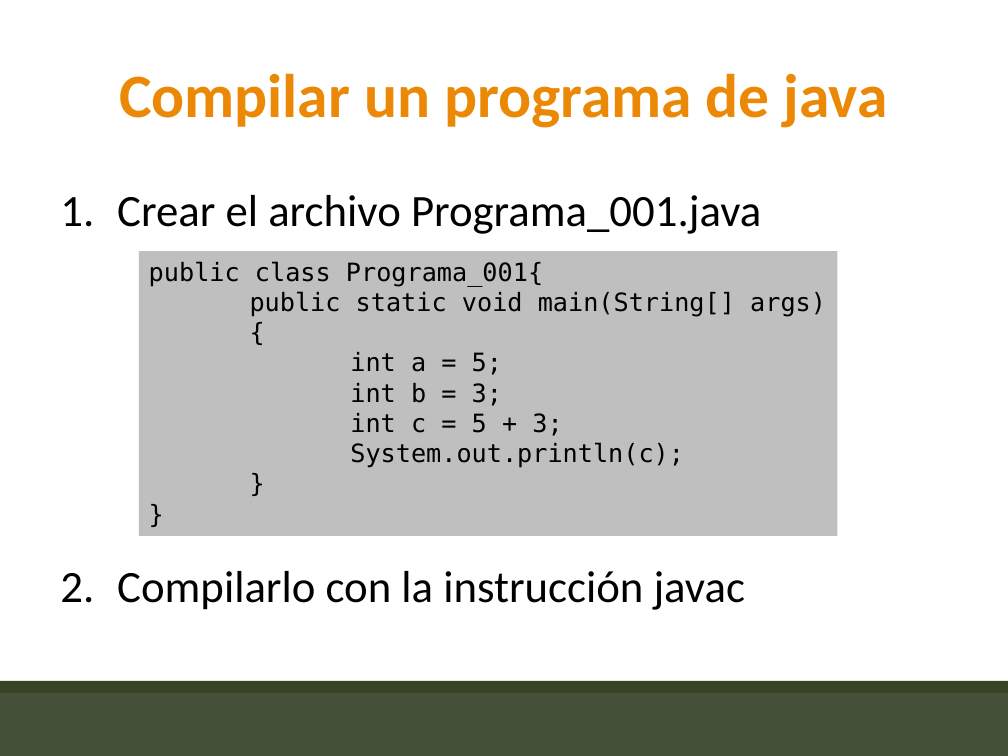
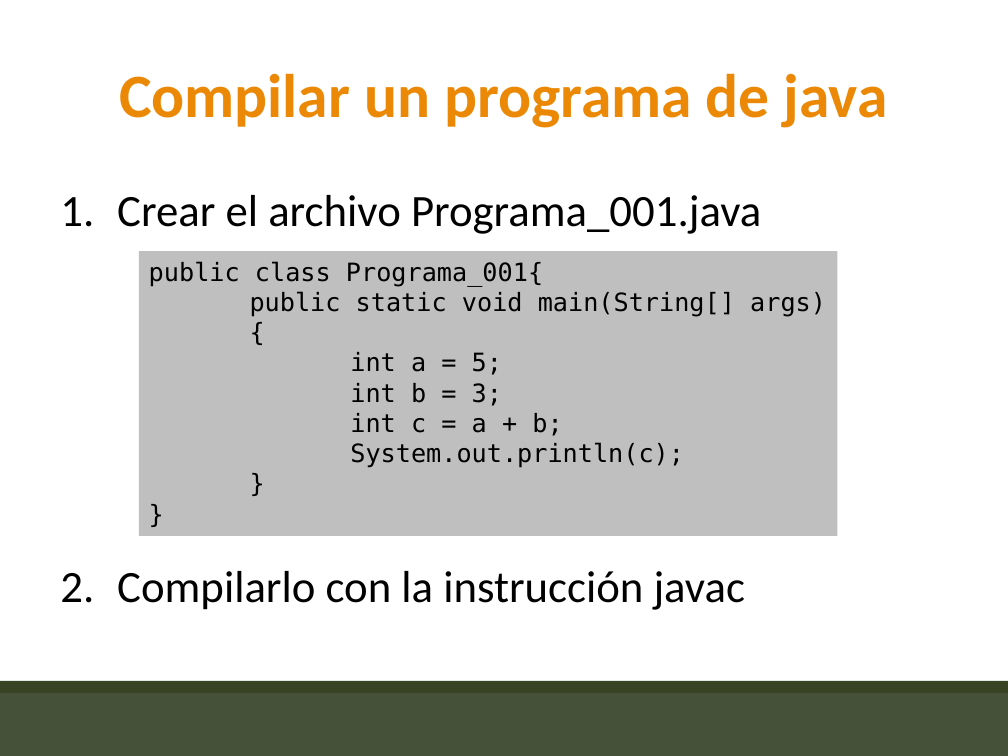
Before and after one commit to juanibarral/unbosque_fund_N, a slide deck: slide 17 of Presentaciones/Presentacion_Fundamentos_2016_001_N.pptx. Drawn at 1008x756 pixels with LibreOffice and Linux fonts; fonts in the diff are those of the drawing; background and template pictures are left out. Boxes give left, top, right and bottom in pixels: in the first picture for what was removed or moved away, otherwise in the second. Text is boxed around its words. In the diff, an @@ line names an element or a change of style, - is before the commit and + after.

```diff
--- a/Presentaciones/Presentacion_Fundamentos_2016_001_N.pptx
+++ b/Presentaciones/Presentacion_Fundamentos_2016_001_N.pptx
@@ text in rectangle at (x1=350, y1=413, x2=562, y2=436): text changed @@
-int c = 5 + 3;
+int c = a + b;
```
Also in this commit, not shown: 1 slide removed, 3 other files.
